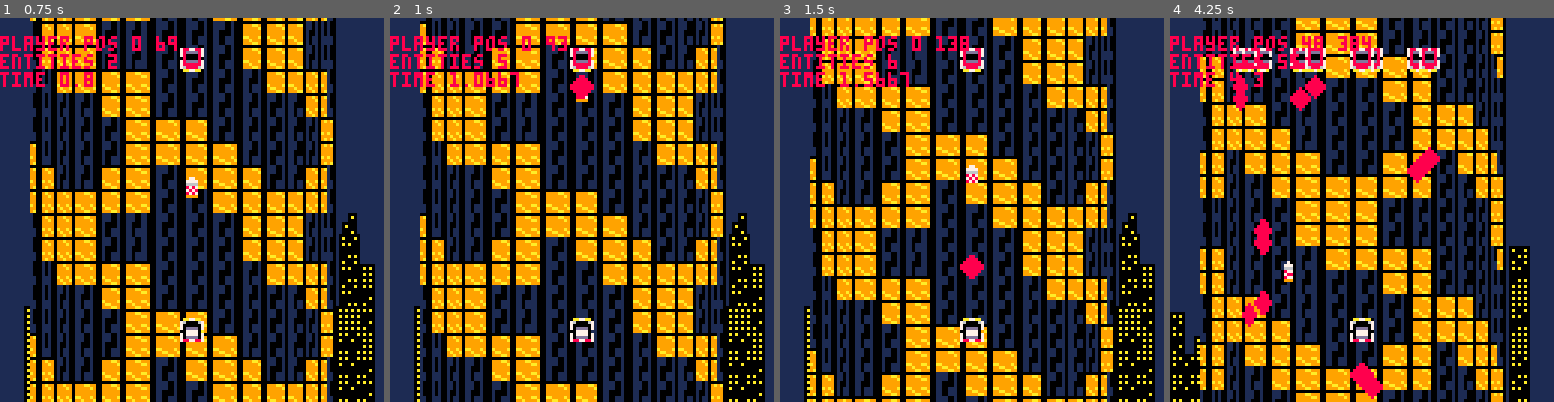
Above: before the commit, frames 1-4 (left to right).
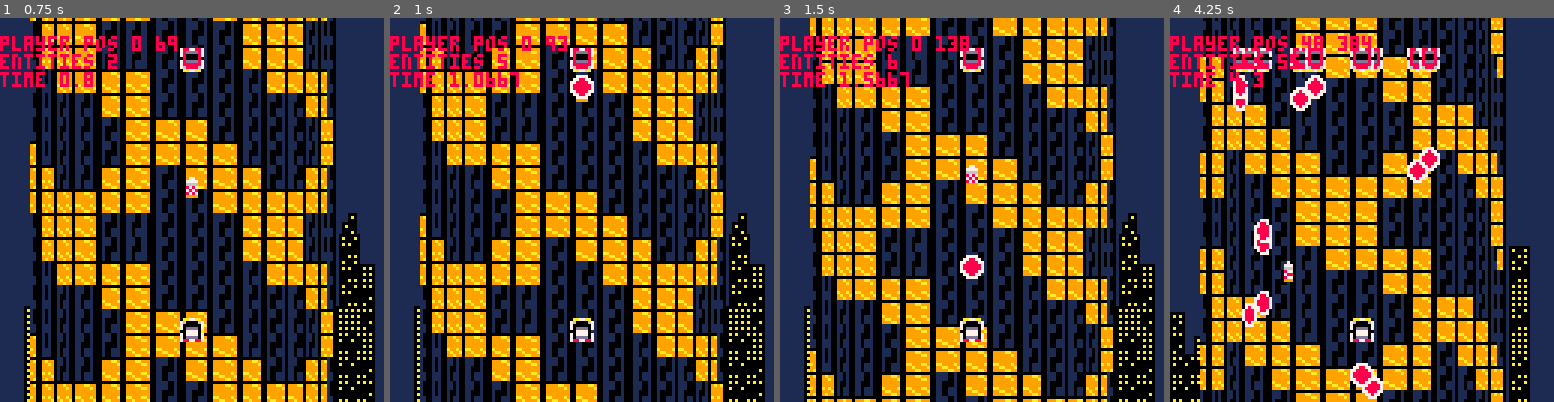
Above: after the commit, the same moments.

Repository: totobono4/microtower
Game: PICO-8 cartridge microtower.p8
The game is run twice, just before and just after one commit, with the same random seed, the same clock (stepped at 60 frames per second) and the same inputs.
Inputs:
- Up to frame 1 (0.75 s): tap X (X key) at 0.33 s; tap O (Z key) at 0.7 s
- Up to frame 2 (1 s): no input
- Up to frame 3 (1.5 s): tap X (X key) at 1.07 s
- Up to frame 4 (4.25 s): hold Right 1.6-2.1 s; tap O (Z key) every 0.4 s from 1.7 to 4.1 s; tap X (X key) at 1.85, 2.97, 4.08 s; hold Right 2.47-3.03 s; hold Left 3.08-3.58 s; hold Right from 4.02 s (still down)

Frame 1 is identical in both runs. In frame 2, 0.2% of the frame differs, in the area x 46-54%, y 14-22%; in frame 3, 0.2%; in frame 4, 1.5%, in the area x 16-71%, y 14-100%.

Commit message:
bullet sprite update

Diff:
--- a/microtower.p8
+++ b/microtower.p8
@@ -392,14 +392,14 @@
 0080080070777707f9a78a9f76855867788888870000000000000000000000000000000000000000000000000000000000000000000000000000000000000000
 0000000070dddd07aa9aa9aa76655667768888670000000000000000000000000000000000000000000000000000000000000000000000000000000000000000
 0000000078877887faf99faff778877ffaa77aaf0000000000000000000000000000000000000000000000000000000000000000000000000000000000000000
-11111111fffffffffff88fff1cccccc1000000000000000000000000000000000000000000000000000000000000000000000000000000000000000000000000
-11111111fff77fffff8888ffcc1111cc000000000000000000000000000000000000000000000000000000000000000000000000000000000000000000000000
-11111111ff7777fff888888fc1c11c1c000000000000000000000000000000000000000000000000000000000000000000000000000000000000000000000000
-11111111ff6666ff88888888c11cc11c000000000000000000000000000000000000000000000000000000000000000000000000000000000000000000000000
-11111111ff8787ff88888888c11cc11c000000000000000000000000000000000000000000000000000000000000000000000000000000000000000000000000
-11111111ff7878fff888888fc1c11c1c000000000000000000000000000000000000000000000000000000000000000000000000000000000000000000000000
-11111111ff8787ffff8888ffcc1111cc000000000000000000000000000000000000000000000000000000000000000000000000000000000000000000000000
-11111111ff9999fffff88fff1cccccc1000000000000000000000000000000000000000000000000000000000000000000000000000000000000000000000000
+11111111ffffffffff7777ff1cccccc1000000000000000000000000000000000000000000000000000000000000000000000000000000000000000000000000
+11111111fff77ffff778877fcc1111cc000000000000000000000000000000000000000000000000000000000000000000000000000000000000000000000000
+11111111ff7777ff77888877c1c11c1c000000000000000000000000000000000000000000000000000000000000000000000000000000000000000000000000
+11111111ff6666ff78888887c11cc11c000000000000000000000000000000000000000000000000000000000000000000000000000000000000000000000000
+11111111ff8787ff78888887c11cc11c000000000000000000000000000000000000000000000000000000000000000000000000000000000000000000000000
+11111111ff7878ff77888877c1c11c1c000000000000000000000000000000000000000000000000000000000000000000000000000000000000000000000000
+11111111ff8787fff778877fcc1111cc000000000000000000000000000000000000000000000000000000000000000000000000000000000000000000000000
+11111111ff9999ffff7777ff1cccccc1000000000000000000000000000000000000000000000000000000000000000000000000000000000000000000000000
 11111111111111111111111111111111111111111111111111111111111111111111111100000000000000000000000000000000000000000000000000000000
 111111111111000111111111111100011111111111111111111111111111111111111111000000000000000000000000000000000000000000000000099a9900
 1111111111110a011111111111110a0100000000000000000000011100000111011111110000000000000000000000000000000000000000000000000999a900
